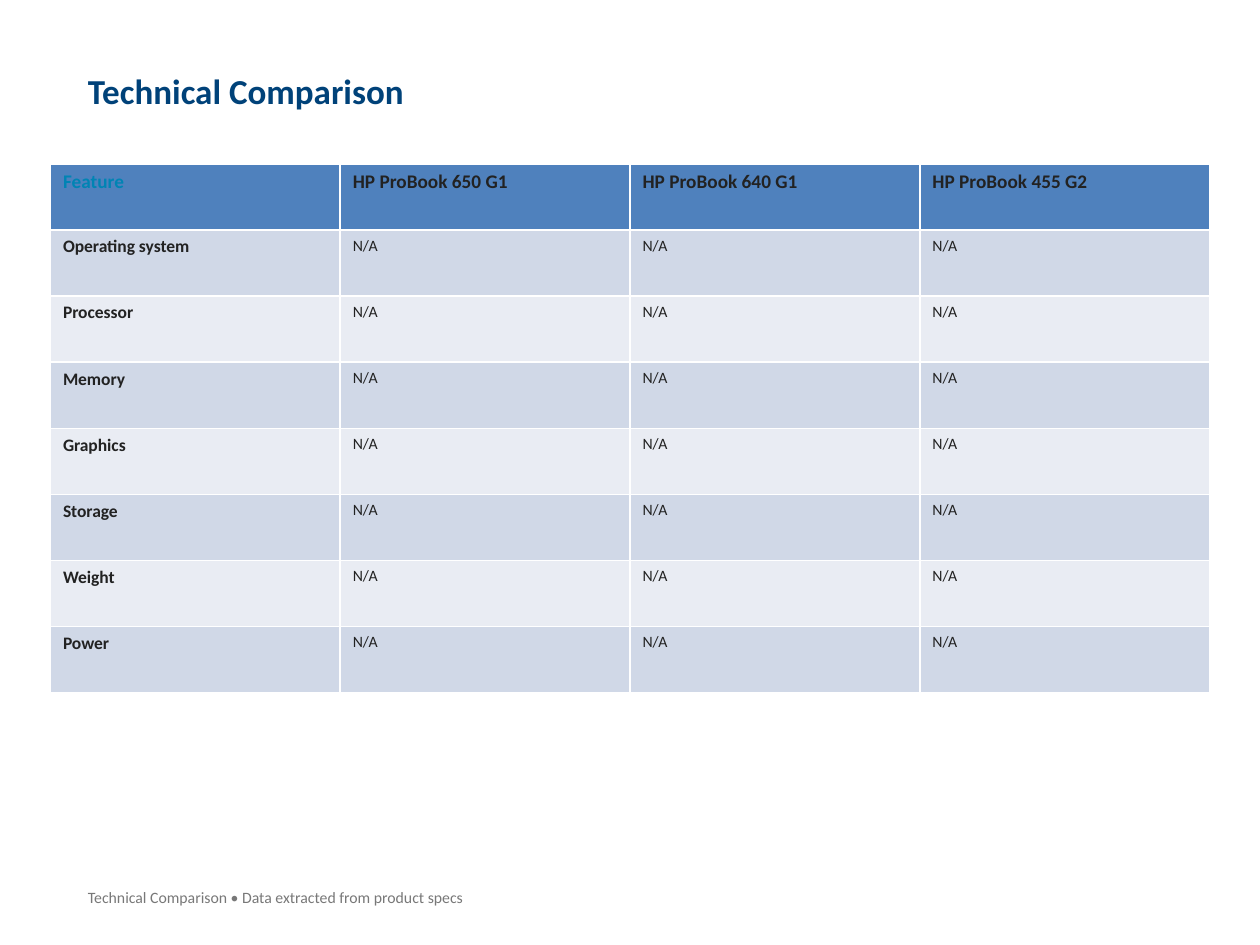
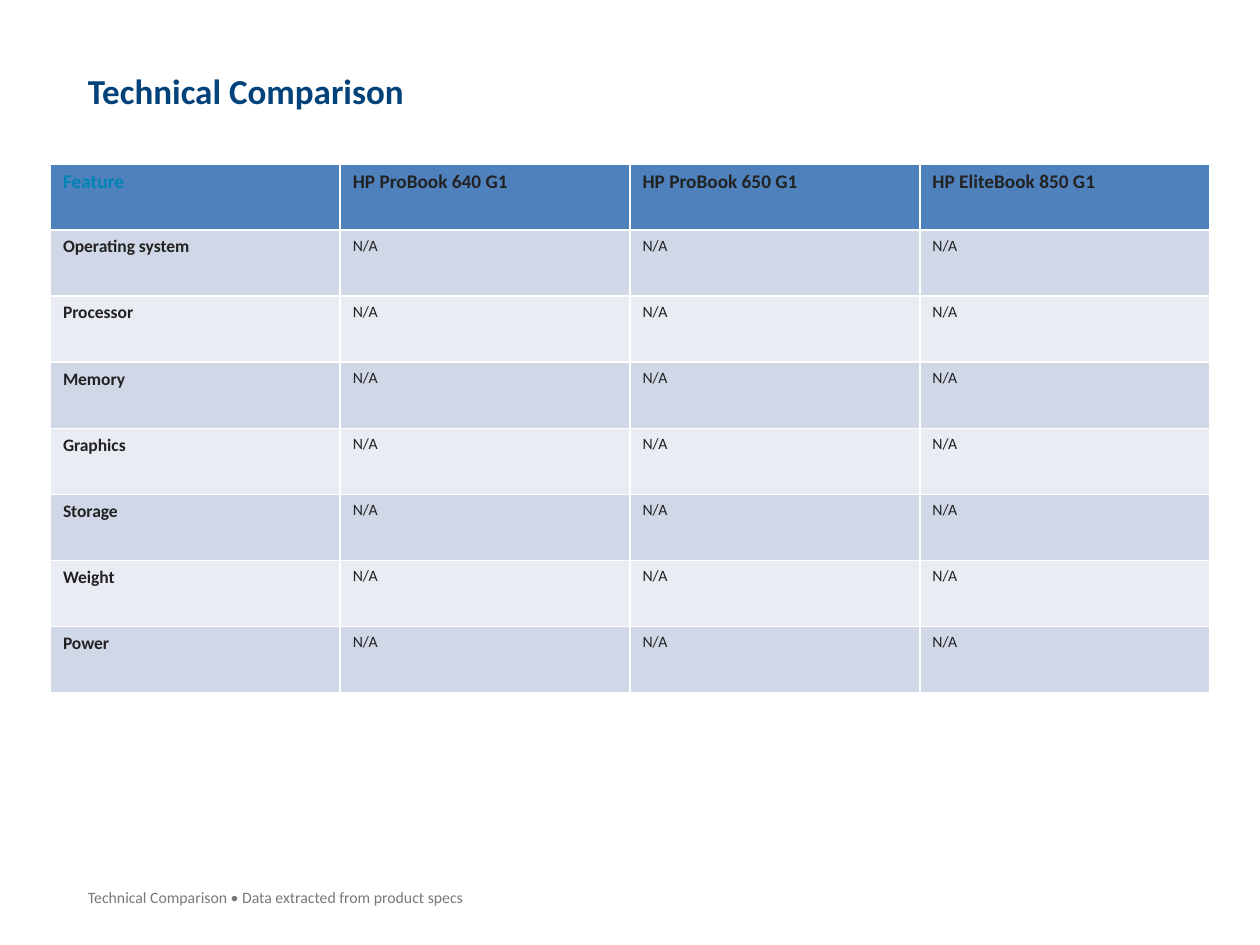
Before and after one commit to Abhinav-u2/hp-ai-deck-generator, a slide deck: slide 7 of HP_Proposal_Professional.pptx. Drawn at 1260x945 pixels with LibreOffice and Linux fonts; fonts in the diff are those of the drawing. Boxes give left, top, right and bottom in pixels: in the first picture for what was removed or moved away, otherwise in the second. Text is boxed around its words. In the diff, an @@ line names an element or a change of style, - is before the commit and + after.

```diff
--- a/HP_Proposal_Professional.pptx
+++ b/HP_Proposal_Professional.pptx
@@ table at (50,164,1210,693) @@
-row 1: Feature | HP ProBook 650 G1 | HP ProBook 640 G1 | HP ProBook 455 G2
+row 1: Feature | HP ProBook 640 G1 | HP ProBook 650 G1 | HP EliteBook 850 G1
```
Also in this commit, not shown: 6 other slides changed, 6 other files.
